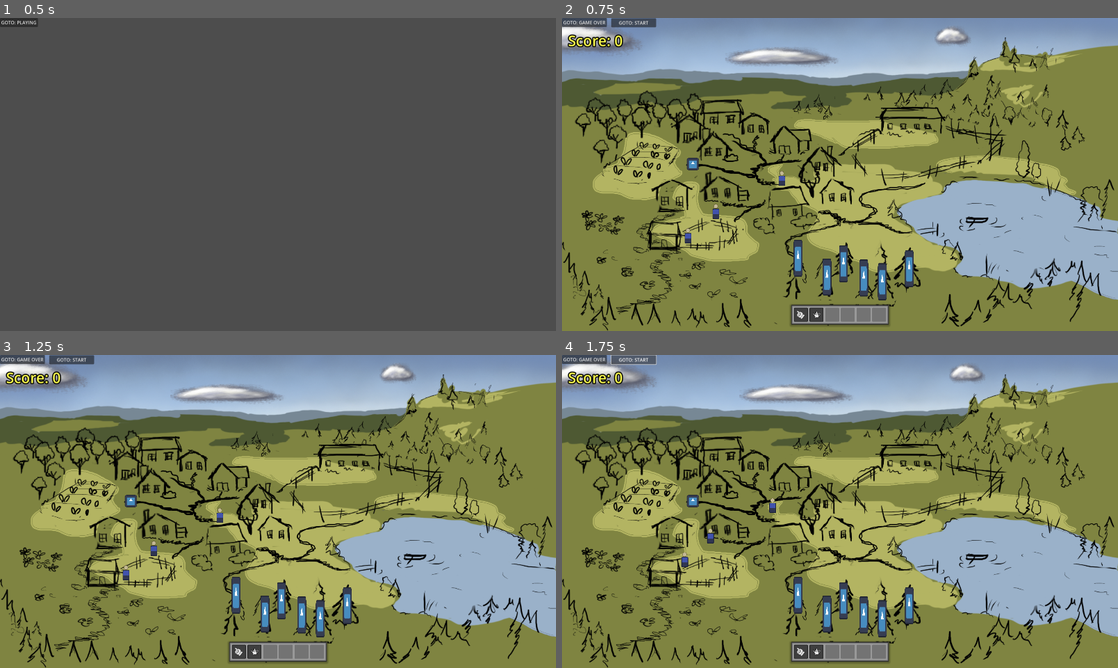
Above: before the commit, frames 1-4 (two rows, left to right).
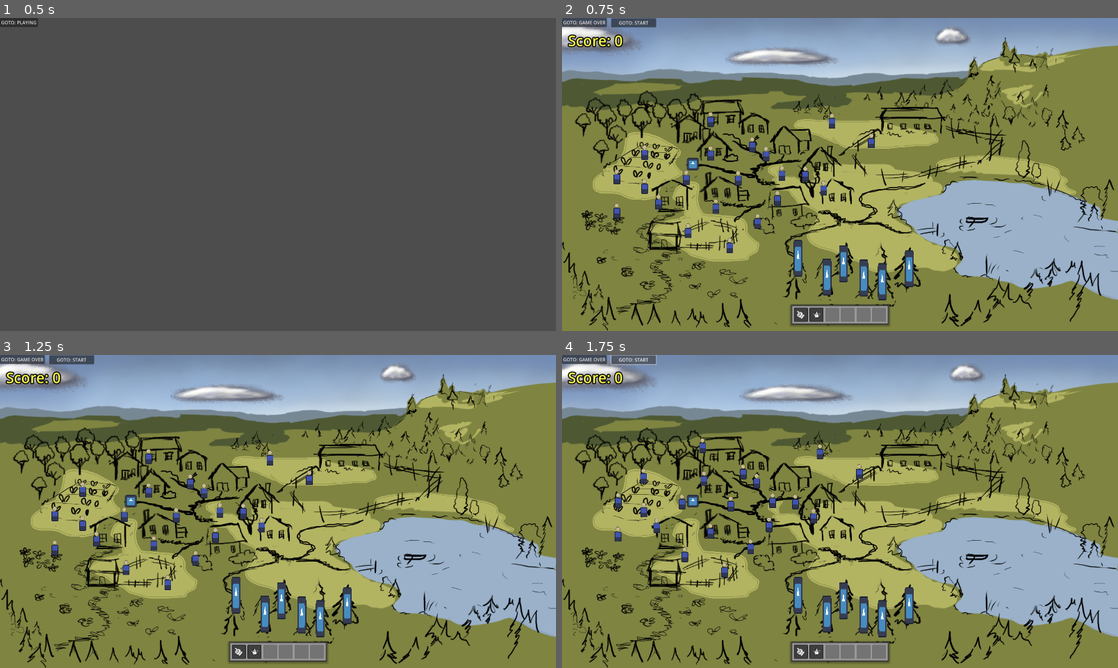
Above: after the commit, the same moments.

Repository: arget4me/cosyville
Game: Godot game, scene res://Scenes/main_scene.tscn
Two runs of this game, one before a commit and one after it. Both use one fixed random seed, a clock stepped at 60 frames per second and the inputs below. The engine's default icon, where the game draws it, is replaced by a stand-in: a white triangle on a blue panel in a dark square.
Inputs:
- Up to frame 1 (0.5 s): no input
- Up to frame 2 (0.75 s): click "GOTO: PLAYING" at 0.5 s
- Up to frame 3 (1.25 s): no input
- Up to frame 4 (1.75 s): click "GOTO: START" at 1.25 s

Frame 1 is identical in both runs. In frame 2, 1.1% of the frame differs, in the area x 9-57%, y 30-76%; in frame 3, 1.1%; in frame 4, 1.1%, in the area x 9-55%, y 26-72%.

Commit message:
Try fix y-sort

Diff:
--- a/Scenes/cosy_village_clicking_example.tscn
+++ b/Scenes/cosy_village_clicking_example.tscn
@@ -51,8 +51,6 @@
 [node name="FireTree6" parent="FireTrees" instance=ExtResource("6_ekpvo")]
 position = Vector2(1201, 933)
 
-[node name="Node2D" type="Node2D" parent="FireTrees"]
-
 [node name="VillagerInstance" parent="." instance=ExtResource("7_jhwky")]
 position = Vector2(762, 562)
 
@@ -61,3 +59,57 @@
 
 [node name="VillagerInstance3" parent="." instance=ExtResource("7_jhwky")]
 position = Vector2(438, 760)
+
+[node name="VillagerInstance4" parent="." instance=ExtResource("7_jhwky")]
+position = Vector2(906, 613)
+
+[node name="VillagerInstance5" parent="." instance=ExtResource("7_jhwky")]
+position = Vector2(678, 727)
+
+[node name="VillagerInstance6" parent="." instance=ExtResource("7_jhwky")]
+position = Vector2(582, 811)
+
+[node name="VillagerInstance7" parent="." instance=ExtResource("7_jhwky")]
+position = Vector2(660, 463)
+
+[node name="VillagerInstance8" parent="." instance=ExtResource("7_jhwky")]
+position = Vector2(432, 577)
+
+[node name="VillagerInstance9" parent="." instance=ExtResource("7_jhwky")]
+position = Vector2(336, 661)
+
+[node name="VillagerInstance10" parent="." instance=ExtResource("7_jhwky")]
+position = Vector2(1071, 450)
+
+[node name="VillagerInstance11" parent="." instance=ExtResource("7_jhwky")]
+position = Vector2(843, 564)
+
+[node name="VillagerInstance12" parent="." instance=ExtResource("7_jhwky")]
+position = Vector2(747, 648)
+
+[node name="VillagerInstance13" parent="." instance=ExtResource("7_jhwky")]
+position = Vector2(935, 381)
+
+[node name="VillagerInstance14" parent="." instance=ExtResource("7_jhwky")]
+position = Vector2(707, 495)
+
+[node name="VillagerInstance15" parent="." instance=ExtResource("7_jhwky")]
+position = Vector2(611, 579)
+
+[node name="VillagerInstance16" parent="." instance=ExtResource("7_jhwky")]
+position = Vector2(516, 376)
+
+[node name="VillagerInstance17" parent="." instance=ExtResource("7_jhwky")]
+position = Vector2(288, 490)
+
+[node name="VillagerInstance18" parent="." instance=ExtResource("7_jhwky")]
+position = Vector2(192, 574)
+
+[node name="VillagerInstance19" parent="." instance=ExtResource("7_jhwky")]
+position = Vector2(516, 493)
+
+[node name="VillagerInstance20" parent="." instance=ExtResource("7_jhwky")]
+position = Vector2(288, 607)
+
+[node name="VillagerInstance21" parent="." instance=ExtResource("7_jhwky")]
+position = Vector2(192, 691)
--- a/Scenes/villager_instance.tscn
+++ b/Scenes/villager_instance.tscn
@@ -7,15 +7,18 @@
 size = Vector2(92, 156)
 
 [node name="VillagerInstance" type="CharacterBody2D"]
+y_sort_enabled = true
 scale = Vector2(0.5, 0.5)
 script = ExtResource("1_m4to7")
 
 [node name="Sprite2D" type="Sprite2D" parent="."]
-position = Vector2(-0.160004, -14.16)
+y_sort_enabled = true
+position = Vector2(2.98023e-08, -22)
 scale = Vector2(0.44, 0.44)
 texture = ExtResource("2_ereig")
+offset = Vector2(0, -61.045)
 
 [node name="CollisionShape2D" type="CollisionShape2D" parent="."]
-position = Vector2(-1, 1)
+position = Vector2(-0.519958, -34.52)
 scale = Vector2(0.5, 0.5)
 shape = SubResource("RectangleShape2D_0q22o")
